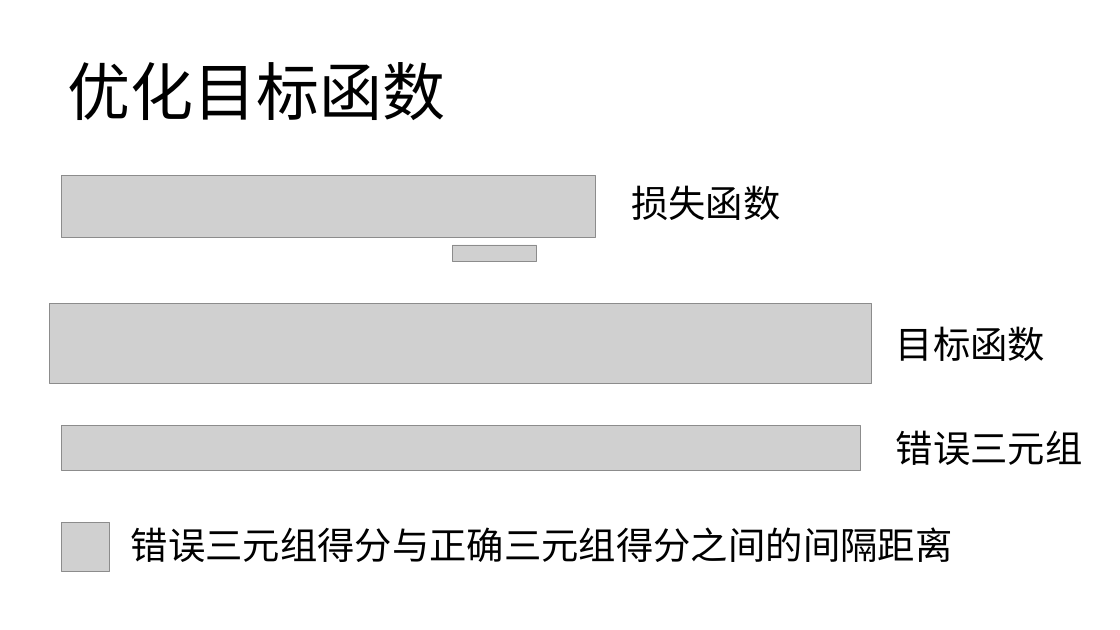
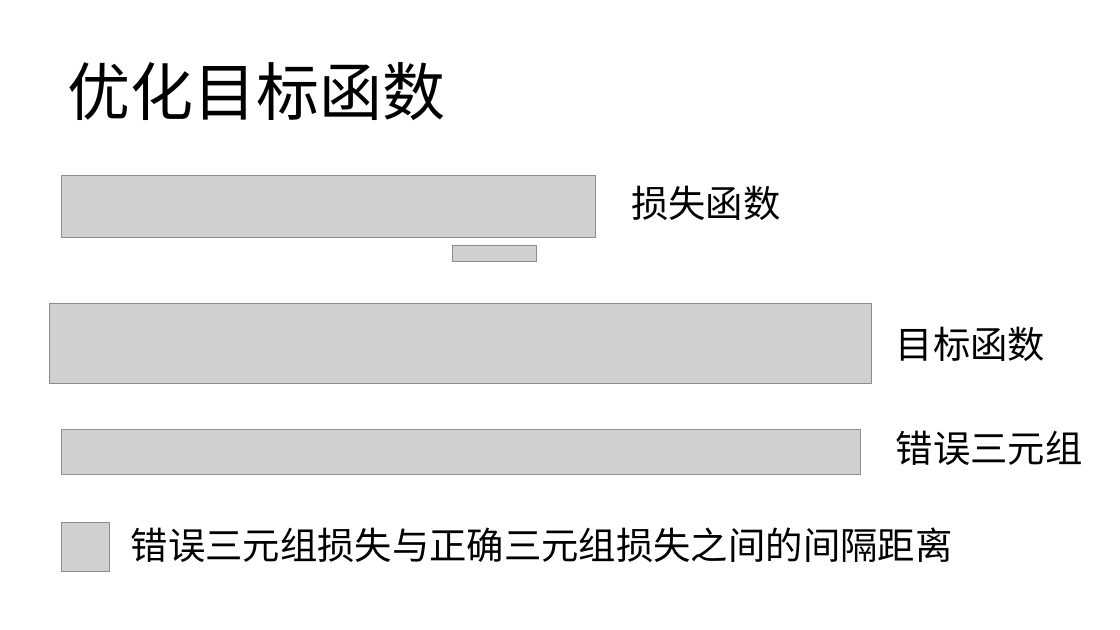
Before and after one commit to zyxdSTU/presetation, a slide deck: slide 9 of 知识表示学习/知识表示学习.pptx (slide 10 before the commit). Drawn at 1120x630 pixels with LibreOffice and Linux fonts; fonts in the diff are those of the drawing; grey boxes stand for pictures. Boxes give left, top, right and bottom in pixels: in the first picture for what was removed or moved away, otherwise in the second. Text is boxed around its words. In the diff, an @@ line names an element or a change of style, - is before the commit and + after.

```diff
--- a/知识表示学习/知识表示学习.pptx
+++ b/知识表示学习/知识表示学习.pptx
@@ picture: place and size @@
-picture at bbox=[61, 425, 860, 471]
+picture at bbox=[61, 429, 860, 476]
@@ text at bbox=[131, 527, 953, 562]: text changed @@
-错误三元组得分与正确三元组得分之间的间隔距离
+错误三元组损失与正确三元组损失之间的间隔距离
```
Also in this commit, not shown: 1 other slide changed, 1 slide removed, 2 other files.
